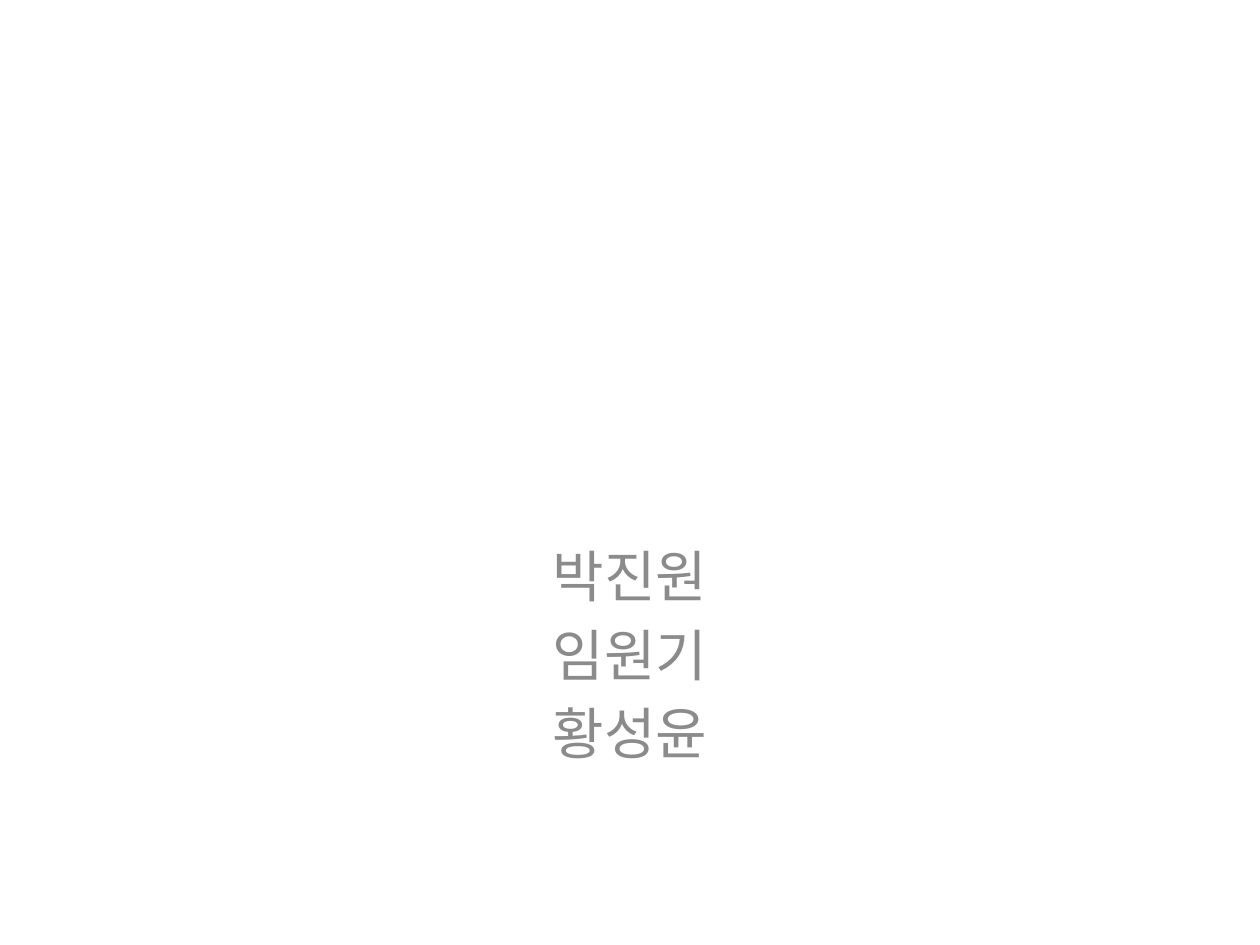
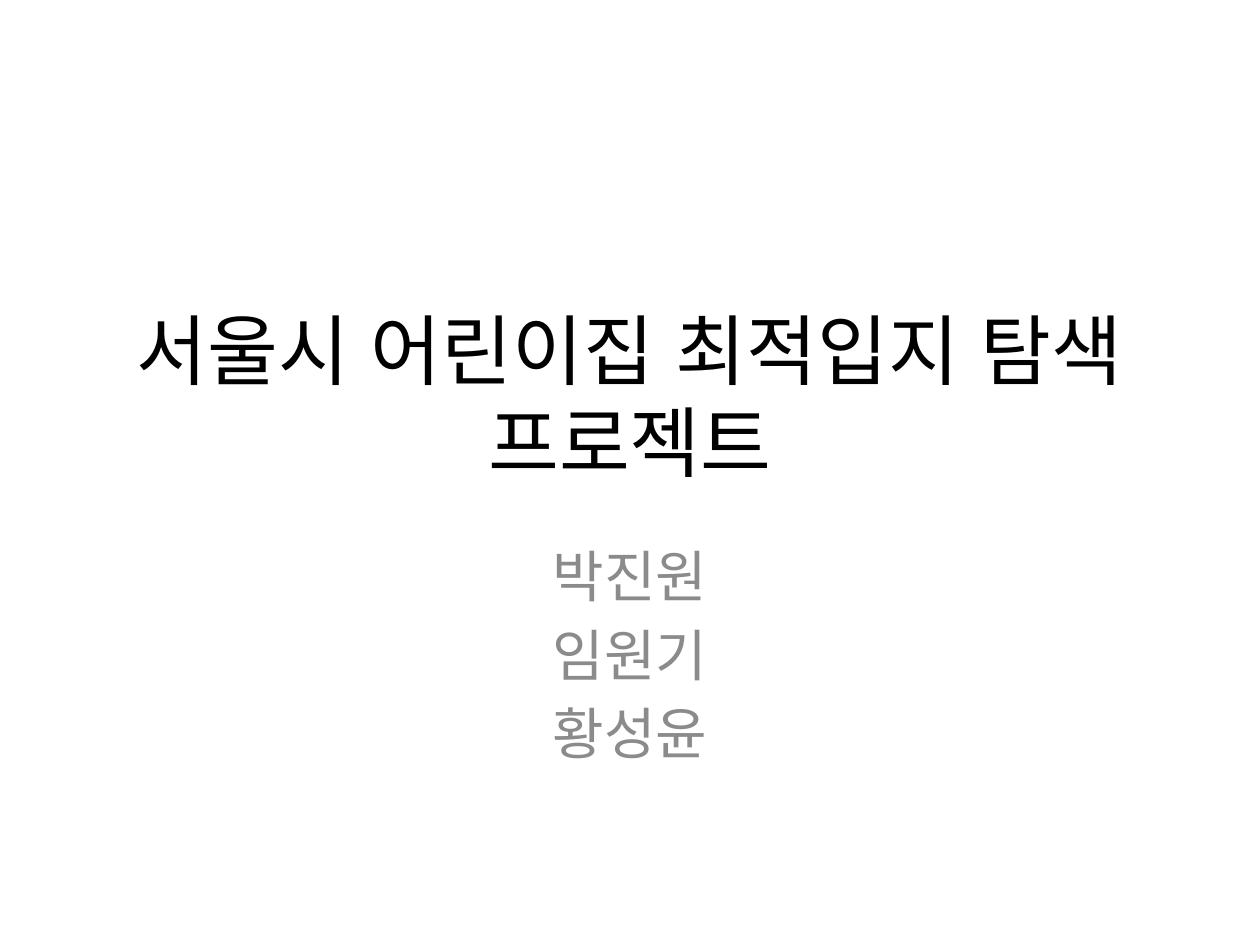
Before and after one commit to hsyliark/Big_Data_Project, a slide deck: slide 1 of 발표/주제발표(1조).pptx. Drawn at 1260x945 pixels with LibreOffice and Linux fonts; fonts in the diff are those of the drawing. Boxes give left, top, right and bottom in pixels: in the first picture for what was removed or moved away, otherwise in the second. Text is boxed around its words. In the diff, an @@ line names an element or a change of style, - is before the commit and + after.

```diff
--- a/발표/주제발표(1조).pptx
+++ b/발표/주제발표(1조).pptx
@@ title added at [137,315,1123,477], 44 pt, text #000000 @@
+서울시 어린이집 최적입지 탐색 프로젝트
```
Also in this commit, not shown: 2 other slides changed, 3 slides added, 2 other files.
